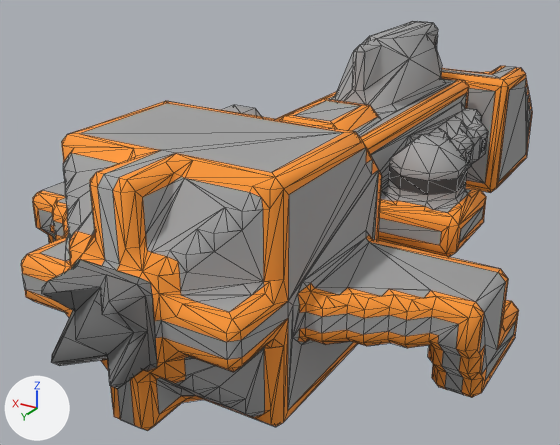
Renders of the OBJ model src/jsMain/resources/meshes/ndrc-3-voorhoede-class.obj from each side of a commit.
Rendered twice from a camera (50 mm lens) standing at (-25.7, 52.6, 28.0) and looking at (3.3, 4.3, 3.8). Every picture has the same lights, and +X, +Y and +Z are marked at lower left. Mesh edges are drawn as thin lines. Where no turn or scale is listed for an object, it has been applied to the vertices.

Objects in the first picture: 'ndrc-3-voorhoede-class'.
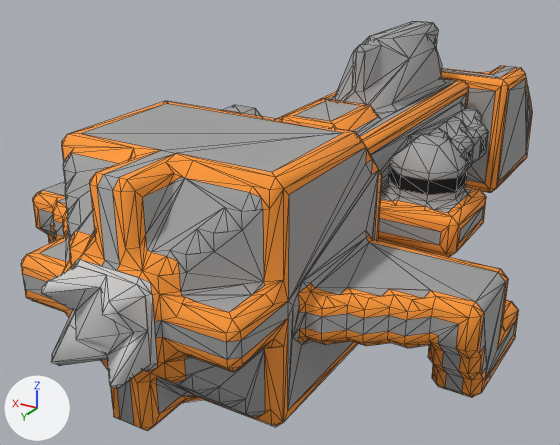
Changed parts and their boxes [x1, y1, x2, y2] in the pictures (560 x 445 px; the box of a moved part takes in the faces that stretch with it):
part 1 of me_ndrc_3_voorhoede_class, moved or reshaped
    before: [42, 227, 283, 396]
    after: [43, 287, 204, 403]
part 2 of me_ndrc_3_voorhoede_class, surface changed
    both: [42, 22, 486, 389]

The edits, one by one:
me_ndrc_3_voorhoede_class is used by ob_ndrc_3_voorhoede_class; location (0.0, 0.0, 0.0).
me_ndrc_3_voorhoede_class had 1901 vertices, 3600 faces and spanned x -16.5..16.5, y -29.5..29.5, z 0.0..17.0.
me_ndrc_3_voorhoede_class now has 1893 vertices, 3596 faces and spans x -16.5..16.5, y -29.5..29.5, z 0.0..17.0.
me_ndrc_3_voorhoede_class part 1: 4 vertices moved from x -2.0..2.0, y 24.0..28.5, z 2.0..9.5 to x -2.0..2.0, y 23.5..29.0, z 1.5..9.5; 9 vertices removed from x -7.0..7.0, y 22.5..29.0, z 3.5..9.5; 5 vertices added at x -4.0..1.8, y 22.5..28.0, z 0.5..9.2.
me_ndrc_3_voorhoede_class part 2: 324 kept faces spanning x -10.5..10.5, y -27.5..29.5, z 2.7..17.0 get new texture (UV) coordinates.
